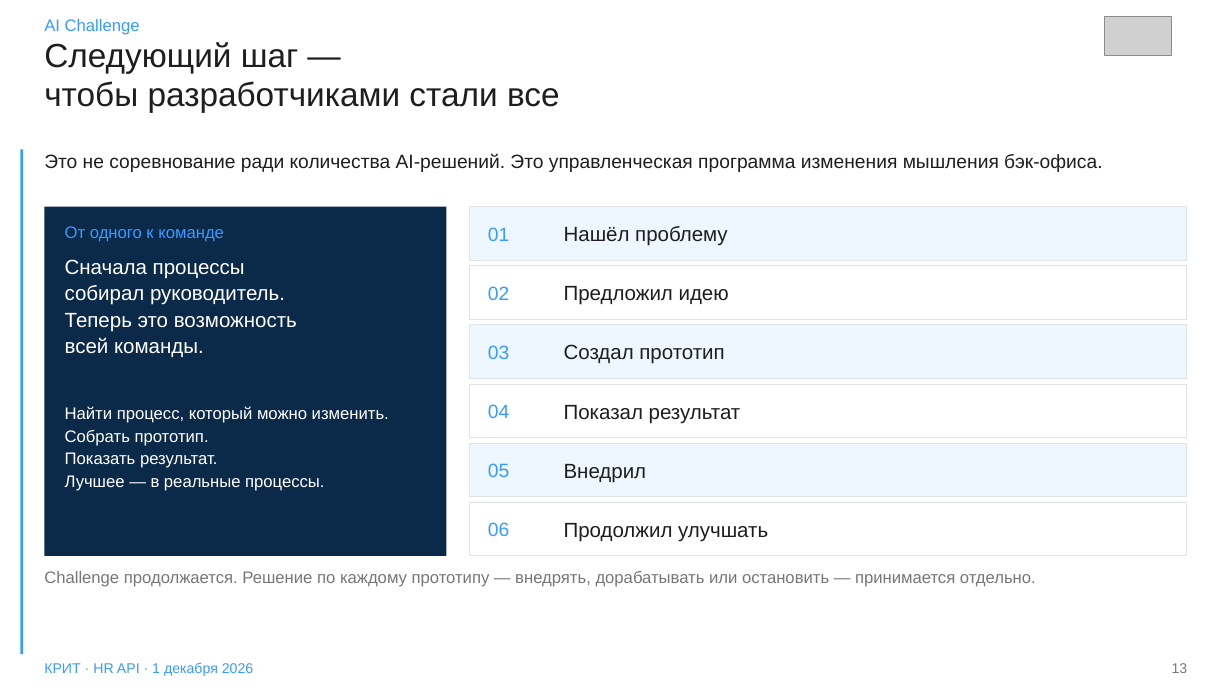
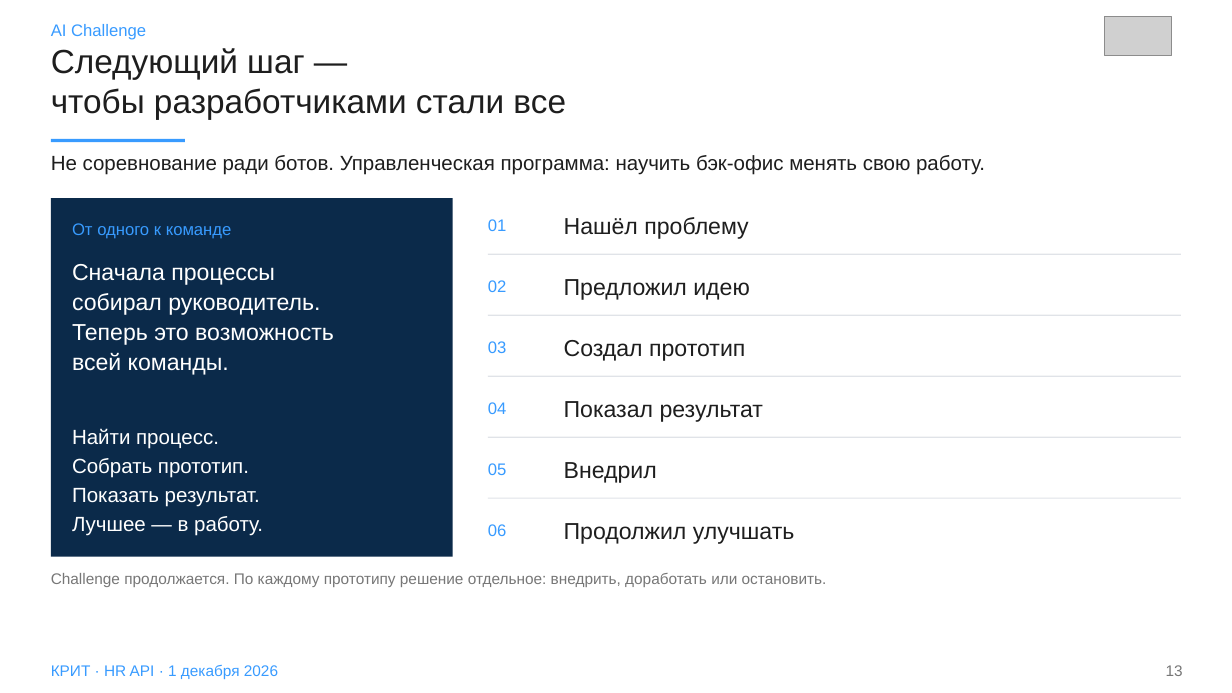
Before and after one commit to Nikisheva/html_krit, a slide deck: slide 13 of HR_API_KRIT_Nikisheva_2026.pptx. Drawn at 1232x693 pixels with LibreOffice and Linux fonts; fonts in the diff are those of the drawing; grey boxes stand for pictures. Boxes give left, top, right and bottom in pixels: in the first picture for what was removed or moved away, otherwise in the second. Text is boxed around its words. In the diff, an @@ line names an element or a change of style, - is before the commit and + after.

```diff
--- a/HR_API_KRIT_Nikisheva_2026.pptx
+++ b/HR_API_KRIT_Nikisheva_2026.pptx
@@ text "AI Challenge": place and size @@
-text "AI Challenge" at [44, 19, 140, 35]
+text "AI Challenge" at [51, 24, 146, 40]
@@ text "Следующий шаг —": place and size @@
-text "Следующий шаг —" at [44, 42, 560, 112]
+text "Следующий шаг —" at [51, 48, 566, 119]
@@ text "Следующий шаг —" at [51, 48, 566, 119]: line spacing 0.96 to 0.98 @@
@@ rectangle: place and size @@
-rectangle at [20, 150, 23, 654]
+rectangle at [51, 139, 185, 141]
@@ text at [51, 155, 985, 175]: text changed; size 15 to 16 pt @@
-Это не соревнование ради количества AI-решений. Это управленческая программа изменения мышления бэк-офиса.
+Не соревнование ради ботов. Управленческая программа: научить бэк-офис менять свою работу.
@@ rectangle: place and size @@
-rectangle at [44, 207, 446, 556]
+rectangle at [51, 198, 453, 556]
@@ size 15 to 13 pt in 6 elements at [488, 524, 507, 536], [488, 463, 507, 475], [488, 402, 507, 414], [488, 341, 507, 353], [488, 280, 507, 292], [488, 219, 507, 231] @@
@@ text "01": place and size @@
-text "01" at [488, 227, 509, 241]
+text "01" at [488, 219, 507, 231]
@@ size 16 to 18 pt in 6 elements at [564, 523, 795, 544], [564, 462, 657, 483], [564, 401, 764, 422], [564, 340, 745, 361], [564, 279, 750, 300], [564, 217, 748, 239] @@
@@ text "Нашёл проблему": place and size @@
-text "Нашёл проблему" at [564, 226, 728, 246]
+text "Нашёл проблему" at [564, 217, 748, 239]
@@ text "От одного к команде": place and size @@
-text "От одного к команде" at [65, 226, 224, 242]
+text "От одного к команде" at [72, 223, 232, 239]
@@ text "Сначала процессы": place and size @@
-text "Сначала процессы" at [65, 259, 297, 357]
+text "Сначала процессы" at [72, 264, 334, 375]
@@ text "Сначала процессы" at [72, 264, 334, 375]: size 16 to 18 pt; line spacing 1.06 to 1.08 @@
@@ rectangle: place and size @@
-rectangle at [470, 207, 1187, 261]
+rectangle at [488, 253, 1181, 254]
@@ text "Предложил идею": place and size @@
-text "Предложил идею" at [564, 286, 729, 305]
+text "Предложил идею" at [564, 279, 750, 300]
@@ rectangle: place and size @@
-rectangle at [470, 266, 1187, 320]
+rectangle at [488, 314, 1181, 315]
@@ rectangle at [488, 314, 1181, 315]: fill #FFFFFF to #E0E3E8; outline #E0E3E8 0.75 pt to none @@
@@ rectangle: place and size @@
-rectangle at [470, 325, 1187, 379]
+rectangle at [488, 375, 1181, 376]
@@ text at [72, 428, 219, 449]: text changed; size 13 to 16 pt @@
-Найти процесс, который можно изменить.
+Найти процесс.
@@ text "Найти процесс.": place and size @@
-text "Найти процесс." at [65, 406, 389, 491]
+text "Найти процесс." at [72, 428, 263, 536]
@@ rectangle at [488, 436, 1181, 437]: fill #FFFFFF to #E0E3E8; outline #E0E3E8 0.75 pt to none @@
@@ rectangle: place and size @@
-rectangle at [470, 384, 1187, 438]
+rectangle at [488, 436, 1181, 437]
@@ text at [72, 458, 260, 507]: size 13 to 16 pt in "Собрать прототип.", "Показать результат."; line spacing 1.12 to 1.18 @@
@@ rectangle removed at [470, 503, 1187, 556] @@
@@ fill #EEF6FF to #E0E3E8; outline #E0E3E8 0.75 pt to none in 3 elements at [488, 253, 1181, 254], [488, 375, 1181, 376], [488, 497, 1181, 498] @@
@@ rectangle: place and size @@
-rectangle at [470, 444, 1187, 497]
+rectangle at [488, 497, 1181, 498]
@@ text at [72, 516, 263, 536]: text changed; size 13 to 16 pt @@
-Лучшее — в реальные процессы.
+Лучшее — в работу.
@@ text at [51, 573, 827, 587]: text changed; size 13 to 12 pt @@
-Challenge продолжается. Решение по каждому прототипу — внедрять, дорабатывать или остановить — принимается отдельно.
+Challenge продолжается. По каждому прототипу решение отдельное: внедрить, доработать или остановить.
@@ text "КРИТ · HR API · ...": place and size @@
-text "КРИТ · HR API · ..." at [44, 662, 253, 676]
+text "КРИТ · HR API · ..." at [51, 665, 278, 679]
@@ text "КРИТ · HR API · ..." at [51, 665, 278, 679]: size 11 to 12 pt @@
@@ text "13" at [1166, 665, 1183, 676]: size 11 to 12 pt @@
```
Also in this commit, not shown: 11 other slides changed, 2 slides added, 2 slides removed, 4 other files.
